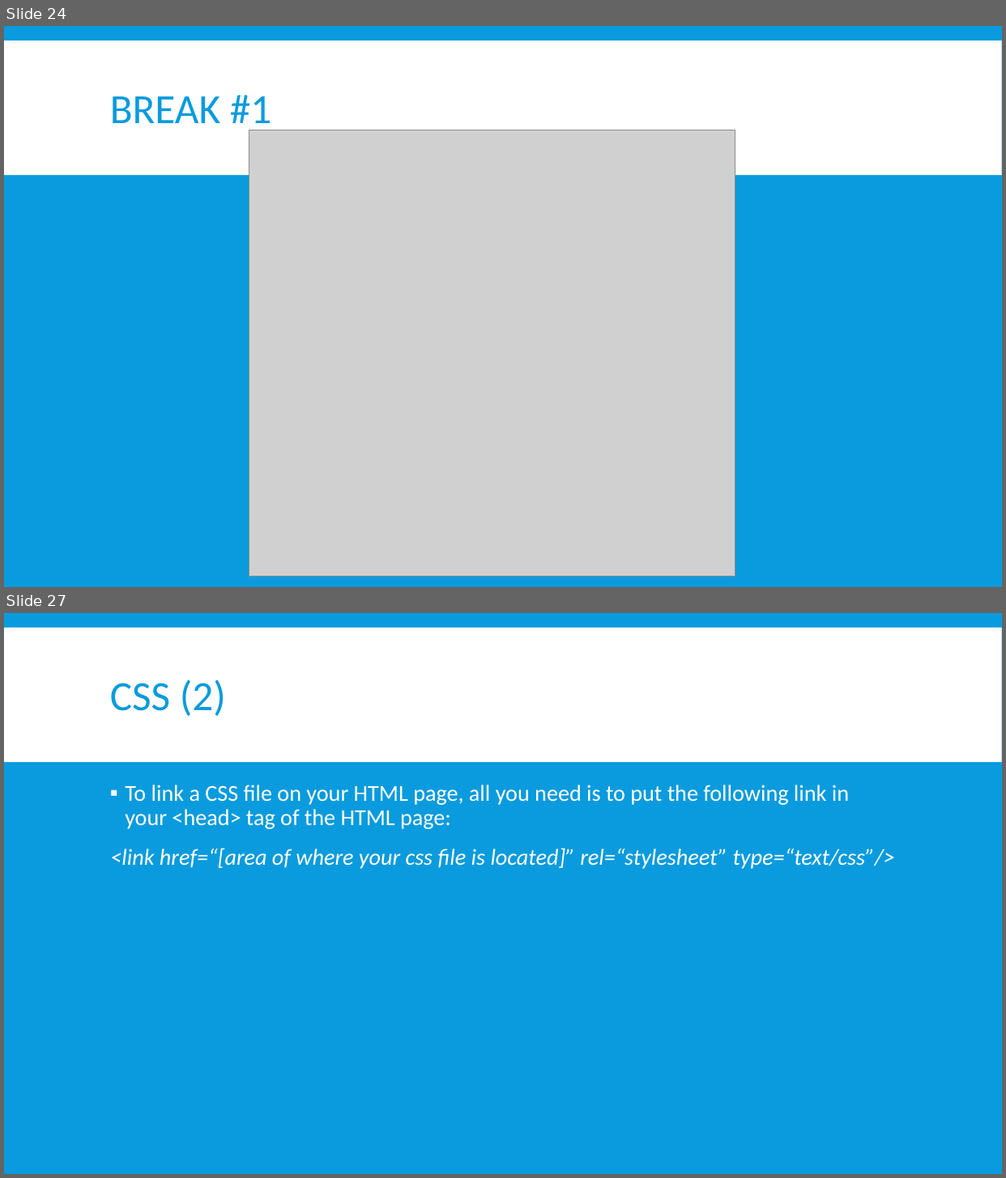
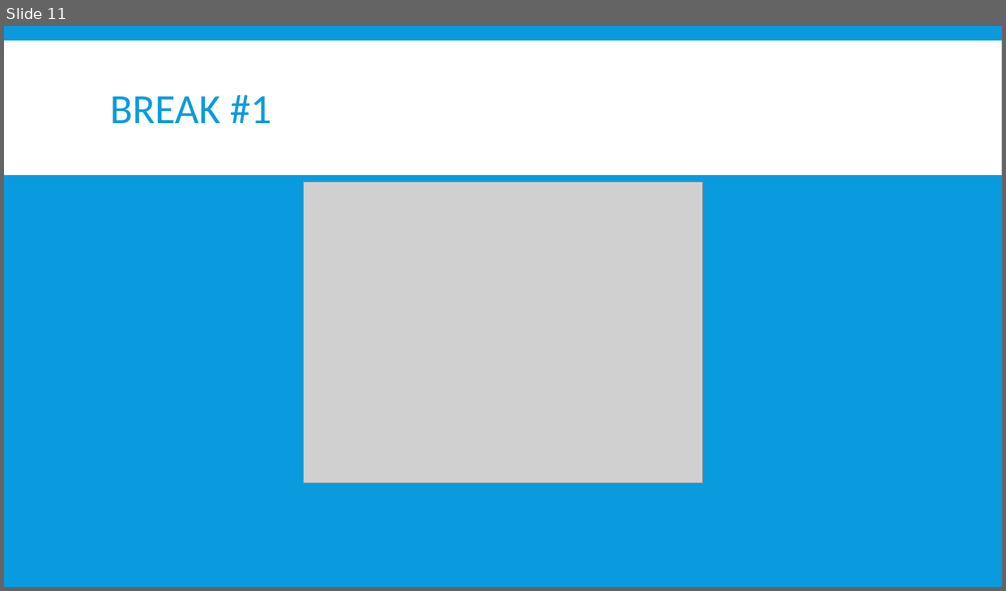
Before and after one commit to EvanTurtileMan/C5-IntroToWebDev, a slide deck: lessons/lesson_note3.pptx. Shown one above the other, each under a label of ours: slides 24 and 27 before the commit, slide 11 after it; the slides between them are not shown. The pictures are 1006x1178 and 1006x591 pixels, drawn with LibreOffice and Linux fonts; fonts in the diff are those of the drawing; grey boxes stand for pictures. Boxes give left, top, right and bottom in pixels: in the first picture for what was removed or moved away, otherwise in the second. Text is boxed around its words. In the diff, an @@ line names an element or a change of style, - is before the commit and + after.

```diff
--- a/lessons/lesson_note3.pptx
+++ b/lessons/lesson_note3.pptx
@@ slide 27 removed at <box>4,613,1002,1174</box>, background #099BDD; not listed: 1 template element that a slide beside it also shows @@
@@ title removed at <box>110,679,226,716</box> @@
-CSS (2)
@@ text removed at <box>110,785,895,869</box> @@
-▪ To link a CSS file on your HTML page, all you need is to put the following link in your <head> tag of the HTML page:
-<link href=“[area of where your css file is located]” rel=“stylesheet” type=“text/css”/>
@@ what was slide 24 is now slide 11 @@
@@ slide 11 changed as well @@
@@ picture: place and size @@
-picture at <box>249,130,735,577</box>
+picture at <box>304,182,702,484</box>
```
Also in this commit, not shown: 7 other slides changed, 3 slides added, 21 other slides removed, 5 other files.
